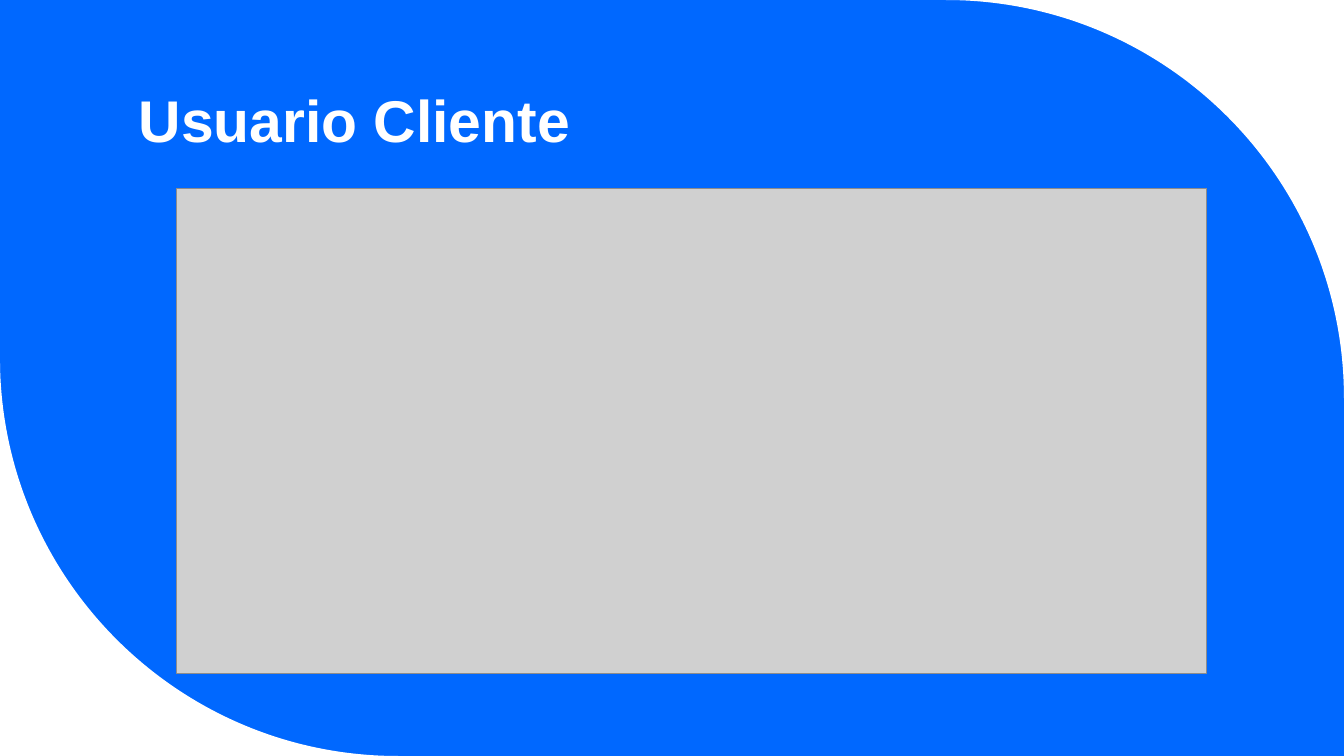
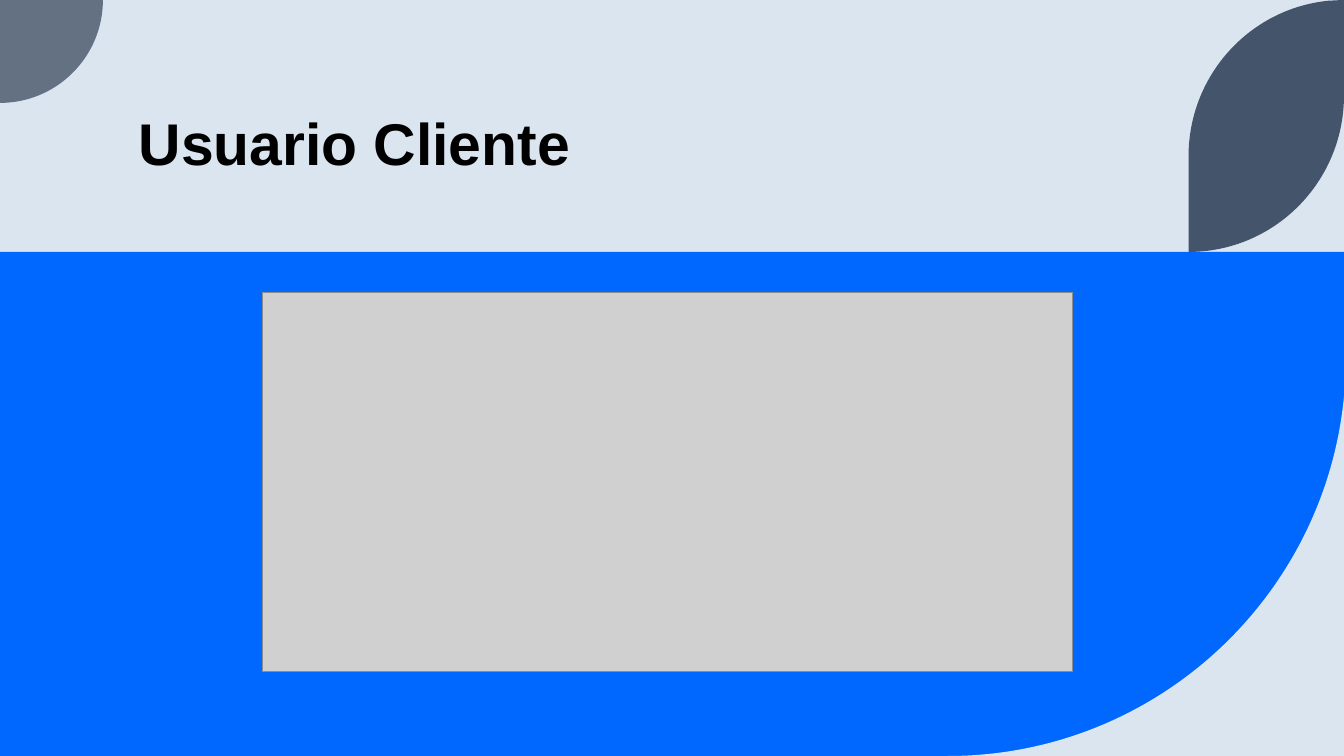
Before and after one commit to sleepyrazor/hotel-booking, a slide deck: slide 15 of Documentación/Book-IT-ing presentacion.pptx (slide 14 before the commit). Drawn at 1344x756 pixels with LibreOffice and Linux fonts; fonts in the diff are those of the drawing; grey boxes stand for pictures. Boxes give left, top, right and bottom in pixels: in the first picture for what was removed or moved away, otherwise in the second. Text is boxed around its words. In the diff, an @@ line names an element or a change of style, - is before the commit and + after.

```diff
--- a/Documentación/Book-IT-ing presentacion.pptx
+++ b/Documentación/Book-IT-ing presentacion.pptx
@@ background #0068FF to #DAE5EF @@
@@ title "Usuario Cliente": place and size @@
-title "Usuario Cliente" at [139,99,570,143]
+title "Usuario Cliente" at [139,122,570,166]
@@ title "Usuario Cliente" at [139,122,570,166]: text colour #FFFFFF to #000000 @@
@@ freeform shape removed at [946,0,1344,398] @@
@@ group added at [0,0,1344,756]: 3 freeform shapes, 1 rectangle @@
@@ picture: place and size @@
-picture at [176,189,1207,674]
+picture at [262,292,1073,671]
@@ freeform shape removed at [0,358,398,756] @@
```
Also in this commit, not shown: 7 other slides changed, 2 slides added, 1 other file.
